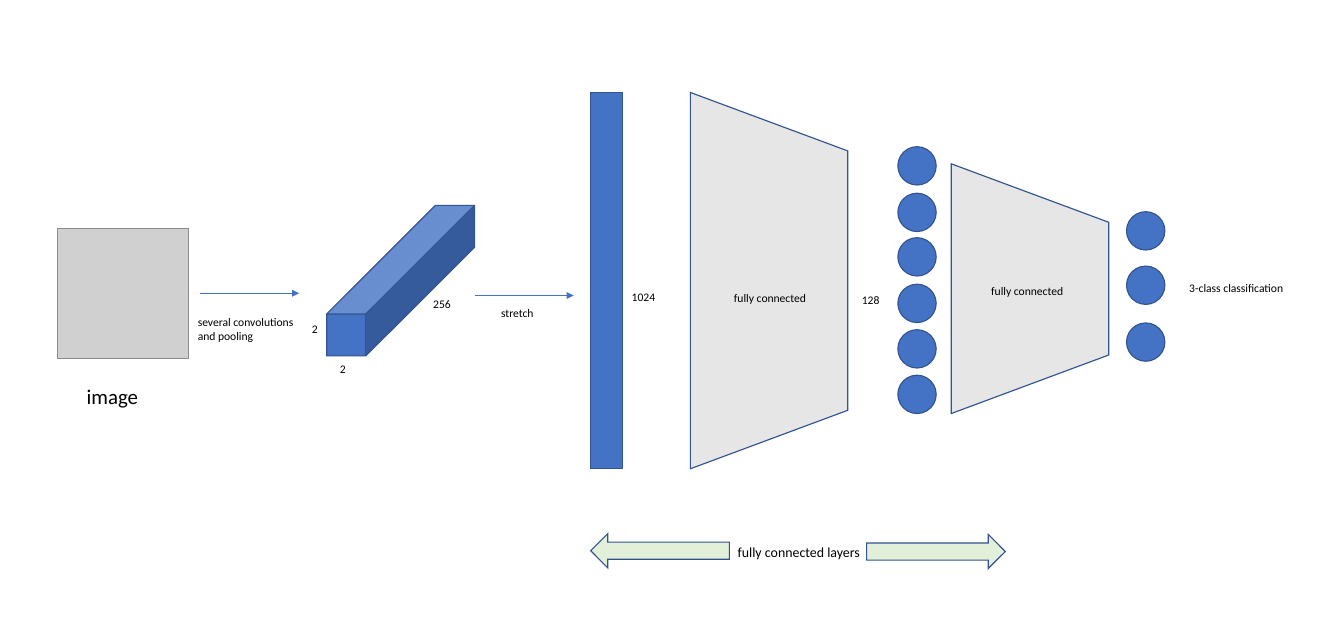
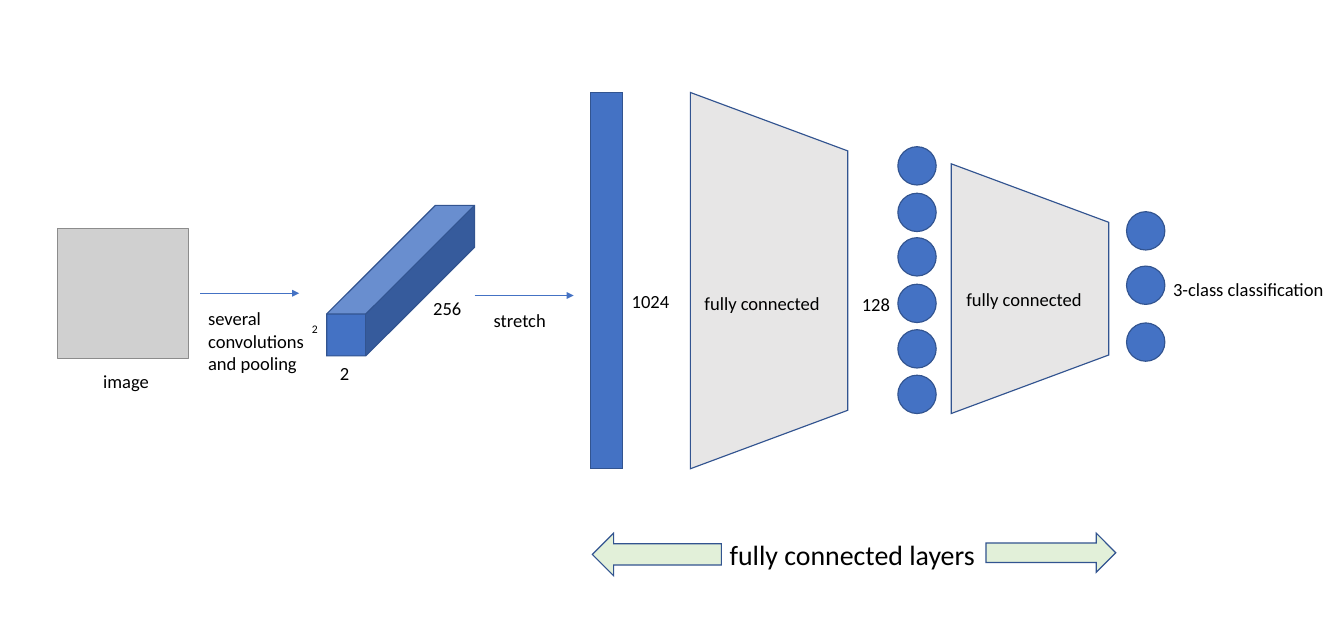
Before and after one commit to marioZYN/Thesis, a slide deck: slide 1 of Documents/chapter-2/images/pictures.pptx. Drawn at 1344x626 pixels with LibreOffice and Linux fonts; fonts in the diff are those of the drawing; grey boxes stand for pictures. Boxes give left, top, right and bottom in pixels: in the first picture for what was removed or moved away, otherwise in the second. Text is boxed around its words. In the diff, an @@ line names an element or a change of style, - is before the commit and + after.

```diff
--- a/Documents/chapter-2/images/pictures.pptx
+++ b/Documents/chapter-2/images/pictures.pptx
@@ text "fully connected": place and size @@
-text "fully connected" at [734,294,806,304]
+text "fully connected" at [704,297,820,313]
@@ text "fully connected": place and size @@
-text "fully connected" at [991,287,1063,297]
+text "fully connected" at [966,293,1082,309]
@@ size 10 to 16 pt in 8 elements at [433,302,461,315], [340,368,349,380], [862,298,890,311], [632,296,670,308], [494,314,546,327], [704,297,820,313], [966,293,1082,309], [1173,283,1324,296] @@
@@ text "3-class classification": place and size @@
-text "3-class classification" at [1189,284,1283,292]
+text "3-class classification" at [1173,283,1324,296]
@@ text "several": place and size @@
-text "several" at [198,318,293,342]
+text "several" at [208,312,304,373]
@@ text at [208,312,304,348]: text changed; size 10 to 16 pt @@
-several convolutions
+several
+convolutions
@@ text "stretch": place and size @@
-text "stretch" at [501,309,534,317]
+text "stretch" at [494,314,546,327]
@@ text at [208,357,297,373]: size 10 to 16 pt in "and pooling" @@
@@ text "image": place and size @@
-text "image" at [87,389,138,408]
+text "image" at [103,375,149,391]
@@ text "image" at [103,375,149,391]: size 18 to 16 pt @@
@@ left arrow: place and size @@
-left arrow at [591,534,729,568]
+left arrow at [592,534,721,576]
@@ text "fully connected layers": place and size @@
-text "fully connected layers" at [738,547,860,560]
+text "fully connected layers" at [730,545,974,570]
@@ text "fully connected layers" at [730,545,974,570]: size 12 to 24 pt @@
@@ left arrow: place and size @@
-left arrow at [866,535,1005,569]
+left arrow at [986,534,1115,573]
```
Also in this commit, not shown: 1 other slide changed, 27 other files.
